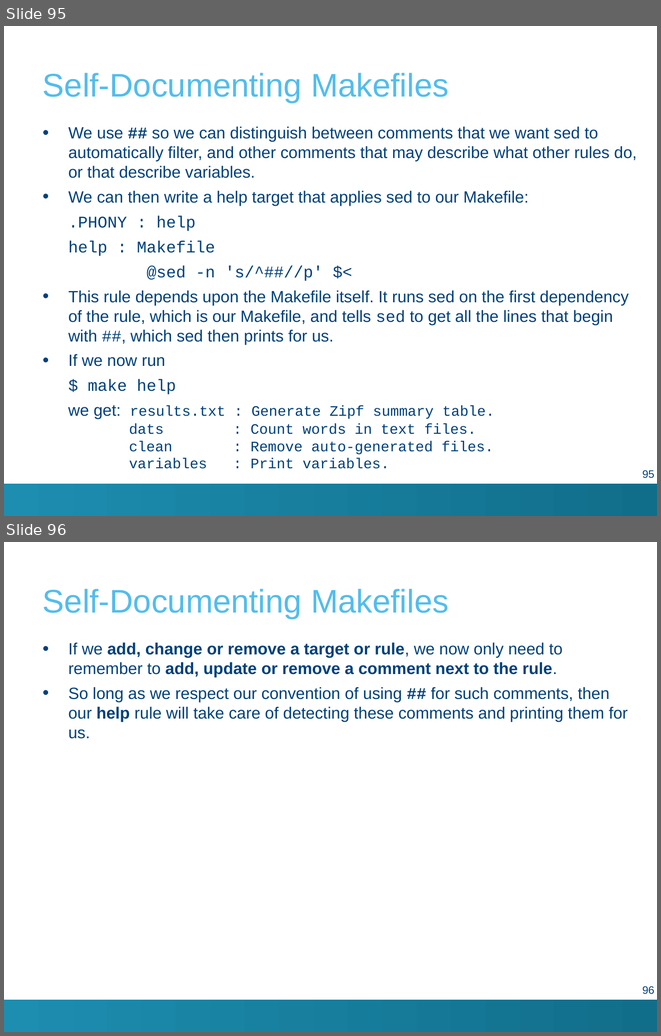
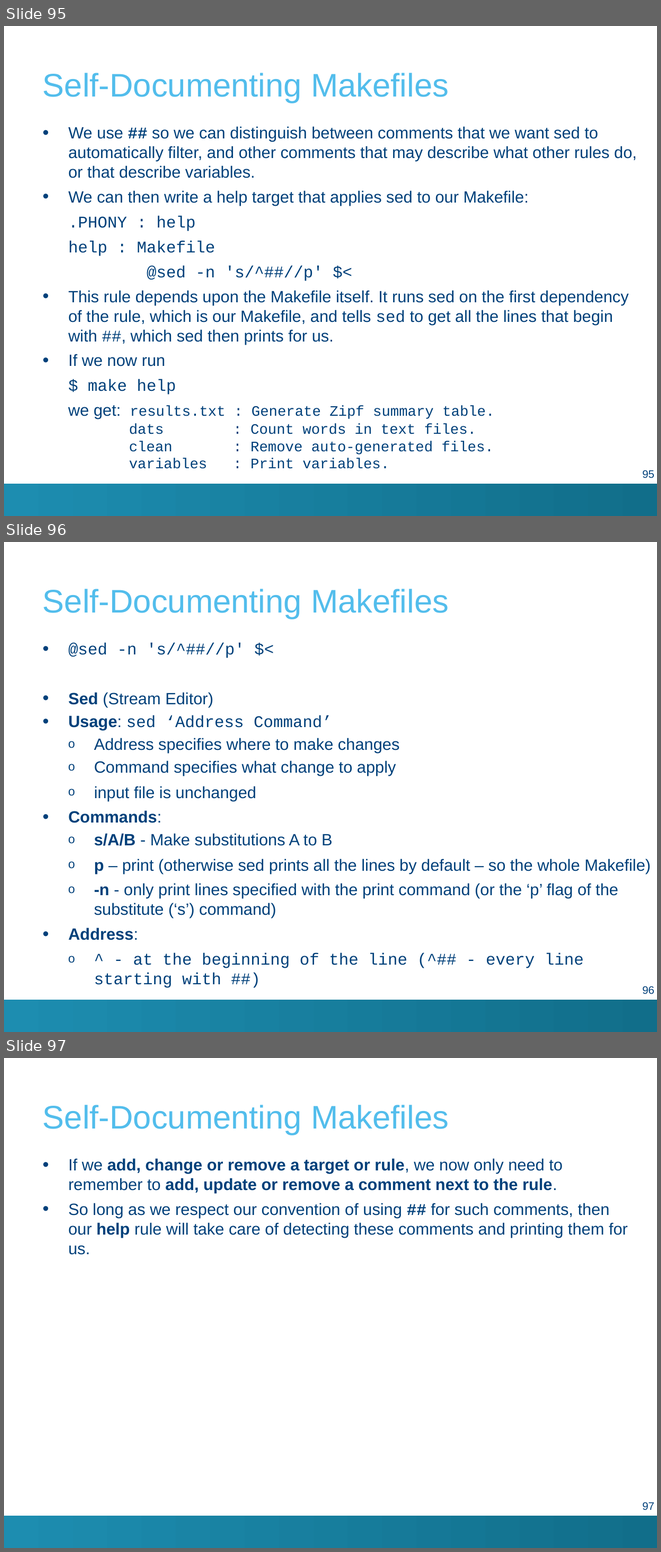
Before and after one commit to hpcleuven/Makefile-intro, a slide deck: Make.pptx. Shown one above the other, each under a label of ours: slides 95 and 96 before the commit, slides 95, 96 and 97 after it. The pictures are 661x1036 and 661x1552 pixels, drawn with LibreOffice and Linux fonts; fonts in the diff are those of the drawing; background and template pictures are left out. Boxes give left, top, right and bottom in pixels: in the first picture for what was removed or moved away, otherwise in the second. Text is boxed around its words. In the diff, an @@ line names an element or a change of style, - is before the commit and + after.

```diff
--- a/Make.pptx
+++ b/Make.pptx
@@ slide 96 added at [4, 542, 657, 1032], background #FFFFFF; not listed: 1 template element that a slide beside it also shows @@
@@ title added at [43, 589, 449, 618], 36 pt, text #52BDEC @@
+Self-Documenting Makefiles
@@ text added at [68, 643, 651, 988], 18 pt, text #00407A @@
+• @sed -n 's/^##//p' $<
+• Sed (Stream Editor)
+• Usage: sed ‘Address Command’
+  o Address specifies where to make changes
+  o Command specifies what change to apply
+  o input file is unchanged
+• Commands:
+  o s/A/B - Make substitutions A to B
+  o p – print (otherwise sed prints all the lines by default – so the whole Makefile)
+  o -n - only print lines specified with the print command (or the ‘p’ flag of the substitute (‘s’) command)
+• Address:
+  o ^ - at the beginning of the line (^## - every line starting with ##)
@@ page number added at [642, 986, 654, 994], 12 pt, text #00407A @@
+96
@@ what was slide 96 is now slide 97 @@
@@ page number at [642, 1502, 654, 1510]: text changed @@
-96
+97
```
Also in this commit, not shown: 4 slides changed, 1 other file.
